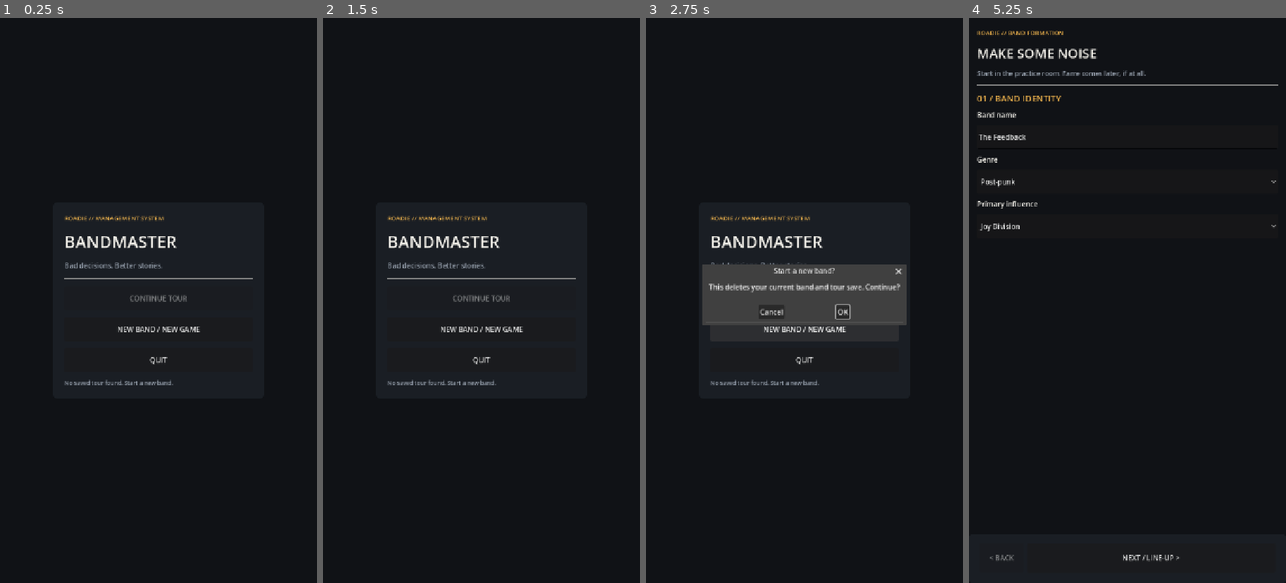
Above: before the commit, frames 1-4 (left to right).
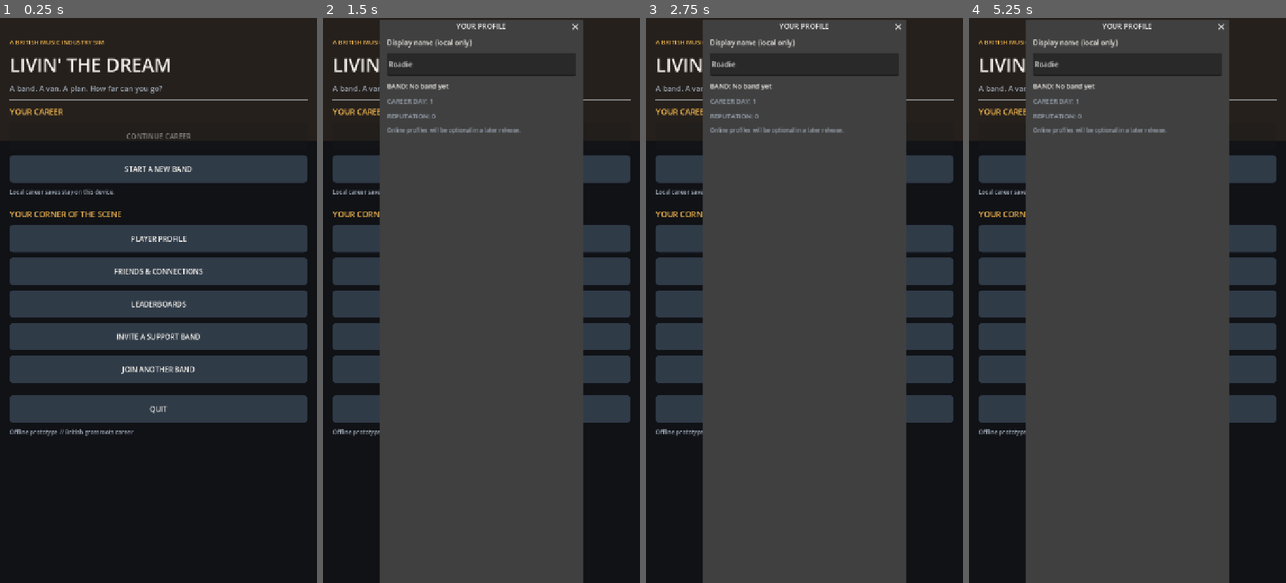
Above: after the commit, the same moments.

Repository: alimuir654-rgb/BandMaster
Game: Godot game, scene res://main_menu.tscn
Two runs of this game, one before a commit and one after it. Both use one fixed random seed, a clock stepped at 60 frames per second and the inputs below. This scene is started directly instead of the project's main scene.
Inputs (mouse positions are in pixels of both pictures, inside the frame that each line leads up to):
- Up to frame 1 (0.25 s): no input
- Up to frame 2 (1.5 s): click (481, 238) at 0.5 s, where only the run after the commit has a clickable "PLAYER PROFILE"; click (481, 306) at 1.25 s, where only the run after the commit has a clickable "LEADERBOARDS"
- Up to frame 3 (2.75 s): click (804, 334) at 2 s, where only the run after the commit has a clickable "INVITE A SUPPORT BAND"
- Up to frame 4 (5.25 s): click (1127, 368) at 2.75 s, where only the run after the commit has a clickable "JOIN ANOTHER BAND"; click "NEW BAND / NEW GAME" (after the commit: "START A NEW BAND") at 3.5 s; click "NEW BAND / NEW GAME" (after the commit: "START A NEW BAND") at 4.25 s; click (1165, 311) at 5 s, where only the run before the commit has a clickable "OK"

The runs differ from the first frame. In frame 1, 34% of the frame differs, in the area x 2-98%, y 3-74%; in frame 2, 74%; in frame 3, 67%; in frame 4, 75%, in the area x 2-98%, y 0-100%.

Commit message:
feat: British working-title launch hub and offline player profile

Diff:
--- a/Scripts/main_menu.gd
+++ b/Scripts/main_menu.gd
@@ -1,5 +1,7 @@
 extends Control
 
+# Public-facing title is intentionally separate from the internal project name.
+const DISPLAY_TITLE := "LIVIN' THE DREAM"
 const BG := Color("#101216")
 const PANEL := Color("#1A1E24")
 const AMBER := Color("#F0B44D")
@@ -7,60 +9,159 @@
 const MUTED := Color("#9BA5B2")
 const SAVE_PATH := "user://tour_save.json"
 const BAND_PATH := "user://band_profile.json"
+const PROFILE_PATH := "user://player_profile.json"
 
 var message_label: Label
+var profile_name := "Roadie"
 
 func _ready() -> void:
+	set_anchors_and_offsets_preset(Control.PRESET_FULL_RECT)
+	_load_profile()
 	_build_menu()
 
+func _load_profile() -> void:
+	if not FileAccess.file_exists(PROFILE_PATH):
+		return
+	var file := FileAccess.open(PROFILE_PATH, FileAccess.READ)
+	if file == null:
+		return
+	var parsed = JSON.parse_string(file.get_as_text())
+	file.close()
+	if parsed is Dictionary:
+		profile_name = str(parsed.get("display_name", "Roadie")).strip_edges().substr(0, 32)
+		if profile_name.is_empty():
+			profile_name = "Roadie"
+
+func _save_profile() -> bool:
+	var file := FileAccess.open(PROFILE_PATH, FileAccess.WRITE)
+	if file == null:
+		return false
+	file.store_string(JSON.stringify({"display_name": profile_name}, "\t"))
+	file.close()
+	return true
+
 func _build_menu() -> void:
+	for child in get_children():
+		remove_child(child)
+		child.queue_free()
+
 	var background := ColorRect.new()
 	background.color = BG
 	background.set_anchors_and_offsets_preset(Control.PRESET_FULL_RECT)
+	background.mouse_filter = Control.MOUSE_FILTER_IGNORE
 	add_child(background)
 
-	var center := CenterContainer.new()
-	center.set_anchors_and_offsets_preset(Control.PRESET_FULL_RECT)
-	add_child(center)
-
-	var panel := PanelContainer.new()
-	panel.custom_minimum_size = Vector2(480, 0)
-	var panel_style := StyleBoxFlat.new()
-	panel_style.bg_color = PANEL
-	panel_style.set_corner_radius_all(10)
-	panel_style.set_content_margin_all(26)
-	panel.add_theme_stylebox_override("panel", panel_style)
-	center.add_child(panel)
+	# Contrasting bands give this screen an atmospheric poster-like treatment,
+	# without forcing a particular future background image into the game.
+	var top_band := ColorRect.new()
+	top_band.color = Color("#25201C")
+	top_band.mouse_filter = Control.MOUSE_FILTER_IGNORE
+	add_child(top_band)
+	top_band.set_anchors_and_offsets_preset(Control.PRESET_TOP_WIDE)
+	top_band.offset_bottom = 280
+
+	var scroll := ScrollContainer.new()
+	add_child(scroll)
+	scroll.set_anchors_and_offsets_preset(Control.PRESET_FULL_RECT)
+	scroll.horizontal_scroll_mode = ScrollContainer.SCROLL_MODE_DISABLED
+
+	var margin := MarginContainer.new()
+	margin.size_flags_horizontal = Control.SIZE_EXPAND_FILL
+	margin.add_theme_constant_override("margin_left", 22)
+	margin.add_theme_constant_override("margin_right", 22)
+	margin.add_theme_constant_override("margin_top", 45)
+	margin.add_theme_constant_override("margin_bottom", 42)
+	scroll.add_child(margin)
 
 	var column := VBoxContainer.new()
-	column.add_theme_constant_override("separation", 16)
-	panel.add_child(column)
-
-	_add_label(column, "ROADIE // MANAGEMENT SYSTEM", 14, AMBER)
-	_add_label(column, "BANDMASTER", 38, WHITE)
-	_add_label(column, "Bad decisions. Better stories.", 16, MUTED)
+	column.size_flags_horizontal = Control.SIZE_EXPAND_FILL
+	column.add_theme_constant_override("separation", 12)
+	margin.add_child(column)
+
+	_label(column, "A BRITISH MUSIC INDUSTRY SIM", 14, AMBER)
+	_label(column, DISPLAY_TITLE, 42, WHITE)
+	_label(column, "A band. A van. A plan. How far can you go?", 17, MUTED)
 	column.add_child(HSeparator.new())
-
-	var continue_button := _add_button(column, "CONTINUE TOUR", _continue_game)
+	_label(column, "YOUR CAREER", 18, AMBER)
+
+	var continue_button := _button(column, "CONTINUE CAREER", _continue_game, true)
 	continue_button.disabled = not FileAccess.file_exists(SAVE_PATH)
-	_add_button(column, "NEW BAND / NEW GAME", _new_game)
-	_add_button(column, "QUIT", _quit_game)
-
-	message_label = _add_label(column, "", 13, MUTED)
-	if continue_button.disabled:
-		message_label.text = "No saved tour found. Start a new band."
-	else:
-		message_label.text = "Saved tour detected."
+	_button(column, "START A NEW BAND", _new_game, false)
+	_label(column, "Local career saves stay on this device.", 13, MUTED)
+
+	column.add_child(HSeparator.new())
+	_label(column, "YOUR CORNER OF THE SCENE", 18, AMBER)
+	_button(column, "PLAYER PROFILE", _show_profile, false)
+	_button(column, "FRIENDS & CONNECTIONS", func() -> void: _unavailable("Friends and connections"), false)
+	_button(column, "LEADERBOARDS", func() -> void: _unavailable("Online leaderboards"), false)
+	_button(column, "INVITE A SUPPORT BAND", func() -> void: _unavailable("Support-band invitations"), false)
+	_button(column, "JOIN ANOTHER BAND", func() -> void: _unavailable("Collaborative bands"), false)
+
+	column.add_child(HSeparator.new())
+	_button(column, "QUIT", _quit_game, false)
+	message_label = _label(column, "Offline prototype // British grassroots career", 13, MUTED)
+
+func _show_profile() -> void:
+	var dialog := AcceptDialog.new()
+	dialog.title = "YOUR PROFILE"
+	var body := VBoxContainer.new()
+	body.add_theme_constant_override("separation", 12)
+	dialog.add_child(body)
+
+	var name_title := _label(body, "Display name (local only)", 16, WHITE)
+	name_title.custom_minimum_size.x = 430
+	var name_edit := LineEdit.new()
+	name_edit.text = profile_name
+	name_edit.max_length = 32
+	name_edit.custom_minimum_size.y = 52
+	body.add_child(name_edit)
+
+	var band_data := _read_json(BAND_PATH)
+	var career_data := _read_json(SAVE_PATH)
+	var band_name := str(band_data.get("name", "No band yet"))
+	if career_data.has("band") and career_data["band"] is Dictionary:
+		band_name = str(career_data["band"].get("name", band_name))
+	_label(body, "BAND: %s" % band_name, 15, WHITE)
+	_label(body, "CAREER DAY: %s" % str(career_data.get("tour_day", 1)), 15, MUTED)
+	_label(body, "REPUTATION: %s" % str(career_data.get("reputation", 0)), 15, MUTED)
+	_label(body, "Online profiles will be optional in a later release.", 13, MUTED)
+
+	dialog.confirmed.connect(func() -> void:
+		var candidate := name_edit.text.strip_edges()
+		if not candidate.is_empty():
+			profile_name = candidate
+			if not _save_profile():
+				message_label.text = "Could not save local profile"
+	)
+	add_child(dialog)
+	dialog.popup_centered()
+
+func _read_json(path: String) -> Dictionary:
+	if not FileAccess.file_exists(path):
+		return {}
+	var file := FileAccess.open(path, FileAccess.READ)
+	if file == null:
+		return {}
+	var parsed = JSON.parse_string(file.get_as_text())
+	file.close()
+	if parsed is Dictionary:
+		return parsed
+	return {}
+
+func _unavailable(feature: String) -> void:
+	var dialog := AcceptDialog.new()
+	dialog.title = feature
+	dialog.dialog_text = "%s is planned, but is not connected yet. Your offline career remains fully playable." % feature
+	add_child(dialog)
+	dialog.popup_centered()
 
 func _continue_game() -> void:
 	_go_to("res://tour_intro.tscn")
 
 func _new_game() -> void:
-	# Deleting both files means the band builder creates a genuinely new tour.
-	# The user is warned because this overwrites previous progress.
 	var dialog := ConfirmationDialog.new()
 	dialog.title = "Start a new band?"
-	dialog.dialog_text = "This deletes your current band and tour save. Continue?"
+	dialog.dialog_text = "This will replace your current band and career save. Your player profile will be kept. Continue?"
 	dialog.confirmed.connect(_confirm_new_game)
 	add_child(dialog)
 	dialog.popup_centered()
@@ -70,7 +171,7 @@
 		if FileAccess.file_exists(path):
 			var error := DirAccess.remove_absolute(ProjectSettings.globalize_path(path))
 			if error != OK:
-				message_label.text = "Could not delete save: " + path
+				message_label.text = "Could not remove previous career: " + path
 				return
 	_go_to("res://band_builder.tscn")
 
@@ -80,21 +181,32 @@
 func _go_to(path: String) -> void:
 	var error := get_tree().change_scene_to_file(path)
 	if error != OK:
-		message_label.text = "Scene not found: " + path
-
-func _add_label(parent: Control, value: String, size: int, color: Color) -> Label:
-	var label := Label.new()
-	label.text = value
-	label.autowrap_mode = TextServer.AUTOWRAP_WORD_SMART
-	label.add_theme_font_size_override("font_size", size)
-	label.add_theme_color_override("font_color", color)
-	parent.add_child(label)
-	return label
-
-func _add_button(parent: Control, value: String, action: Callable) -> Button:
-	var button := Button.new()
-	button.text = value
-	button.custom_minimum_size.y = 54
-	button.pressed.connect(action)
-	parent.add_child(button)
-	return button
+		message_label.text = "Could not open scene: " + path
+
+func _label(parent: Control, value: String, font_size: int, colour: Color) -> Label:
+	var result := Label.new()
+	result.text = value
+	result.autowrap_mode = TextServer.AUTOWRAP_WORD_SMART
+	result.add_theme_font_size_override("font_size", font_size)
+	result.add_theme_color_override("font_color", colour)
+	parent.add_child(result)
+	return result
+
+func _button(parent: Control, label_text: String, action: Callable, primary: bool) -> Button:
+	var result := Button.new()
+	result.text = label_text
+	result.custom_minimum_size.y = 62
+	result.size_flags_horizontal = Control.SIZE_EXPAND_FILL
+	var normal := StyleBoxFlat.new()
+	normal.bg_color = AMBER if primary else Color("#303B48")
+	normal.set_corner_radius_all(8)
+	normal.set_content_margin_all(10)
+	var hover := normal.duplicate()
+	hover.bg_color = Color("#FFC766") if primary else Color("#455365")
+	result.add_theme_stylebox_override("normal", normal)
+	result.add_theme_stylebox_override("hover", hover)
+	result.add_theme_color_override("font_color", BG if primary else WHITE)
+	result.add_theme_color_override("font_hover_color", BG if primary else WHITE)
+	result.pressed.connect(action)
+	parent.add_child(result)
+	return result
